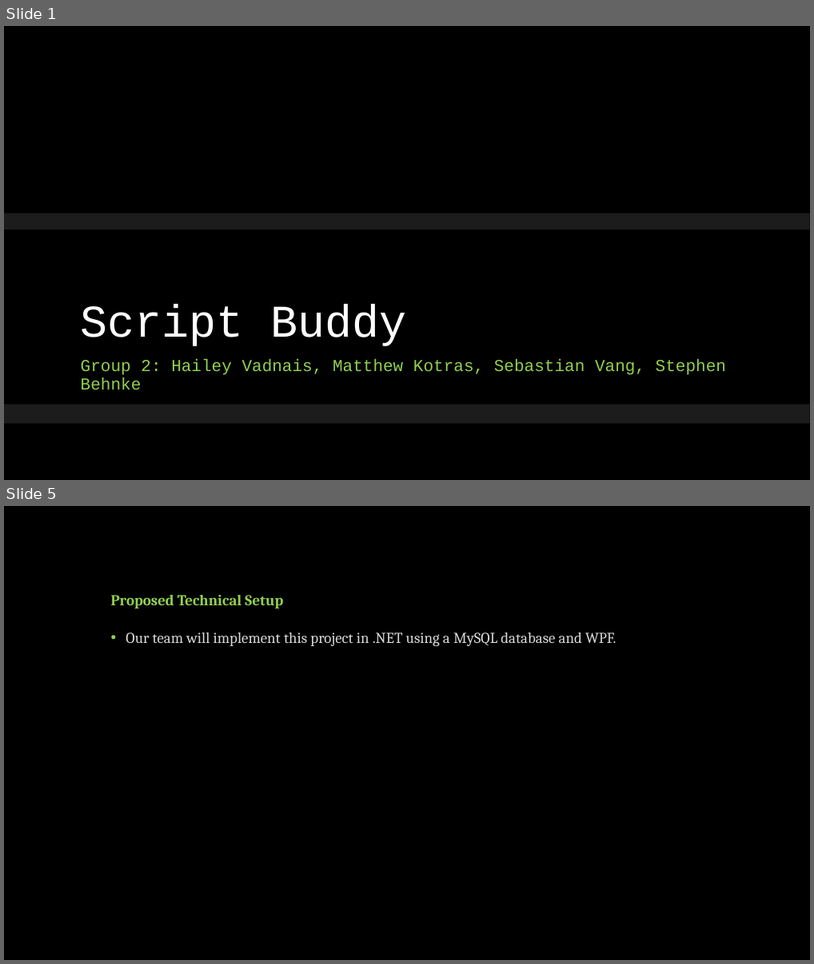
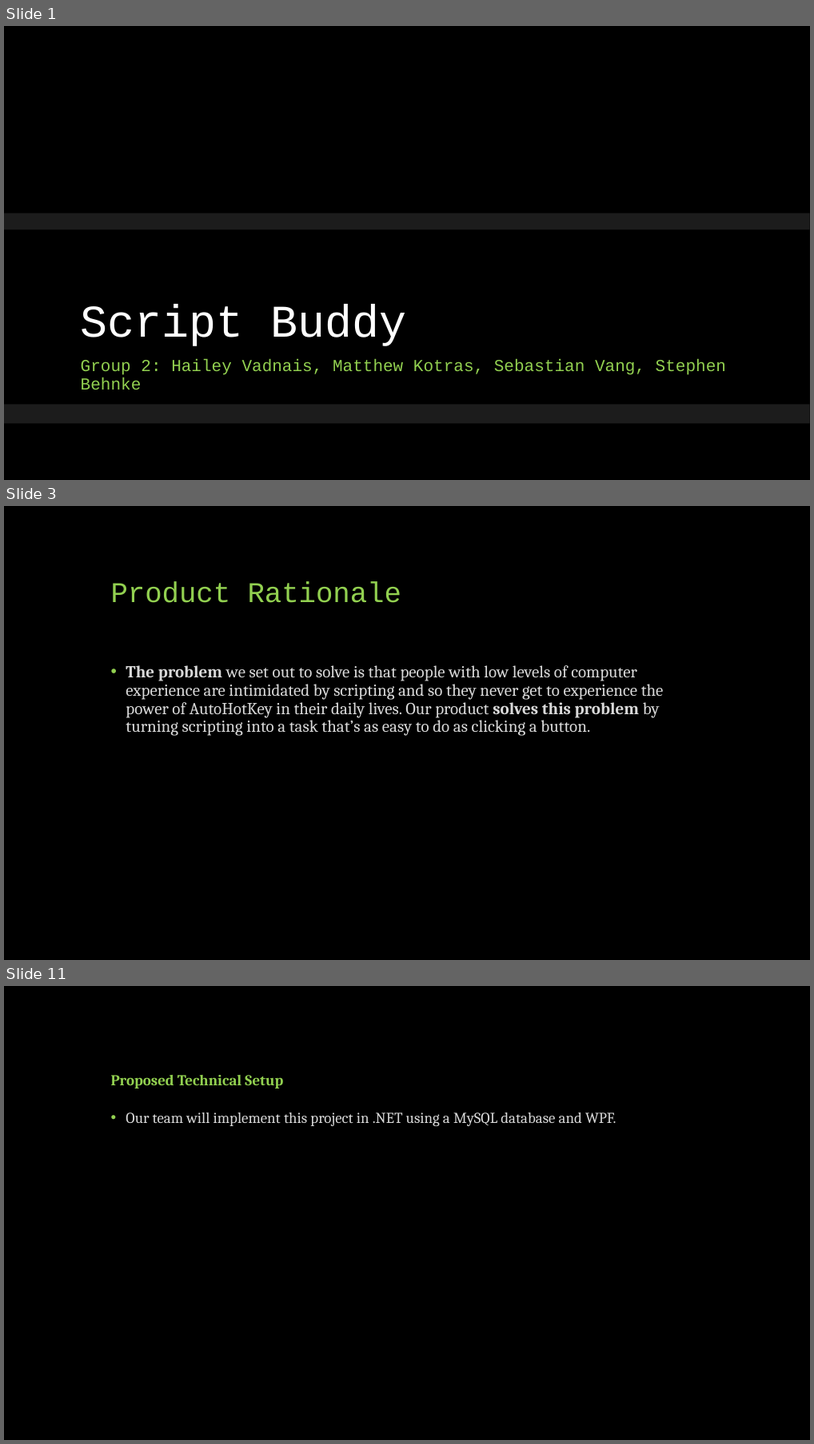
Before and after one commit to CS341-Group-2/sprint-1-presentation, a slide deck: Group 2 Introductory Presentation.pptx. Shown one above the other, each under a label of ours: slides 1 and 5 before the commit, slides 1, 3 and 11 after it; the slides between them are not shown. The pictures are 814x964 and 814x1444 pixels, drawn with LibreOffice and Linux fonts; fonts in the diff are those of the drawing; background and template pictures are left out. Boxes give left, top, right and bottom in pixels: in the first picture for what was removed or moved away, otherwise in the second. Text is boxed around its words. In the diff, an @@ line names an element or a change of style, - is before the commit and + after.

```diff
--- a/Group 2 Introductory Presentation.pptx
+++ b/Group 2 Introductory Presentation.pptx
@@ slide 3 added at [4,506,810,960], background #000000 @@
@@ title added at [111,582,402,603], 34 pt, text #92D050 @@
+Product Rationale
@@ text added at [126,665,664,736], 20 pt, text #D9D9D9 @@
+• The problem we set out to solve is that people with low levels of computer experience are intimidated by scripting and so they never get to experience the power of AutoHotKey in their daily lives. Our product solves this problem by turning scripting into a task that’s as easy to do as clicking a button.
@@ what was slide 5 is now slide 11 @@
```
Also in this commit, not shown: 1 slide changed, 7 other slides added, 2 slides removed.
